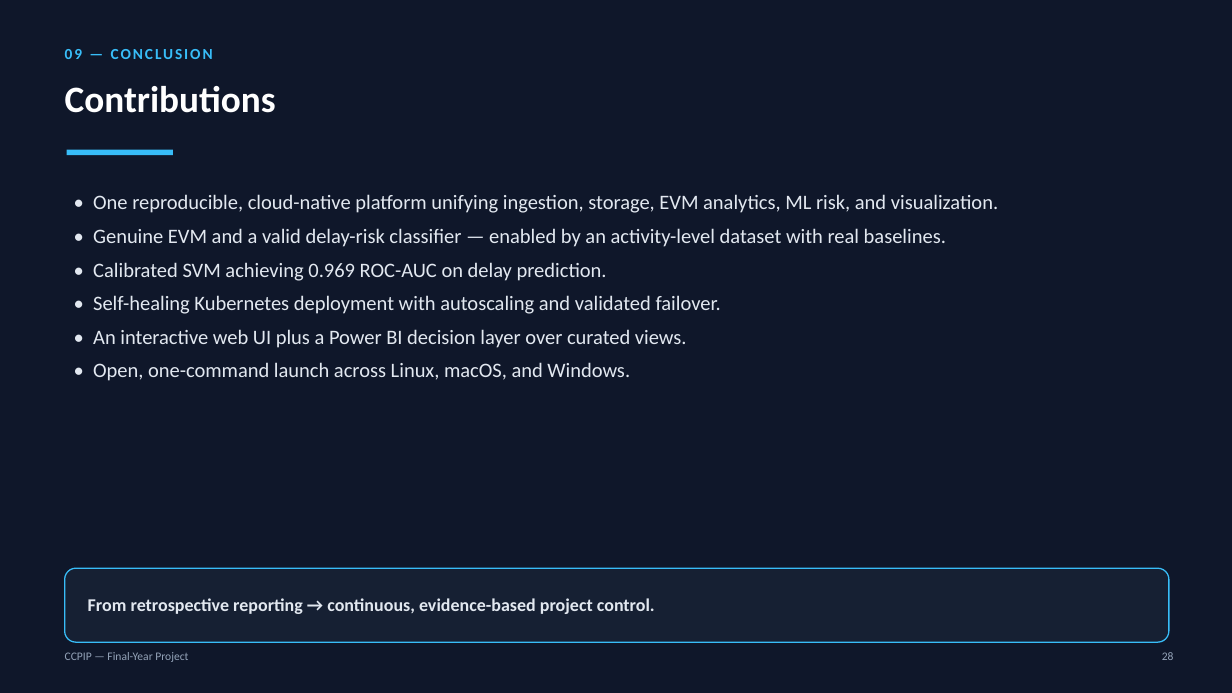
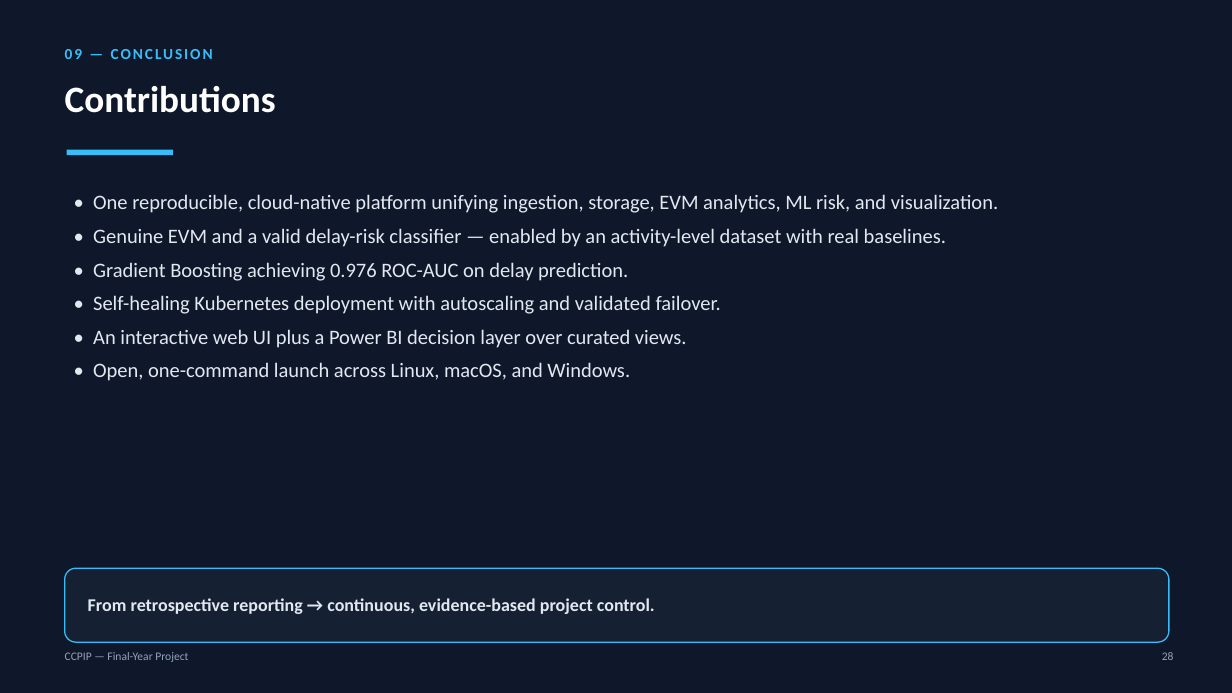
Before and after one commit to castial004/Cloud-Native-Construction-Project-Intelligence-Platform, a slide deck: slide 28 of project-final.pptx. Drawn at 1232x693 pixels with LibreOffice and Linux fonts; fonts in the diff are those of the drawing. Boxes give left, top, right and bottom in pixels: in the first picture for what was removed or moved away, otherwise in the second. Text is boxed around its words. In the diff, an @@ line names an element or a change of style, - is before the commit and + after.

```diff
--- a/project-final.pptx
+++ b/project-final.pptx
@@ text at box(93, 262, 628, 281): text changed @@
-• Calibrated SVM achieving 0.969 ROC-AUC on delay prediction.
+• Gradient Boosting achieving 0.976 ROC-AUC on delay prediction.
```
Also in this commit, not shown: 8 other slides changed, 1 other file.
